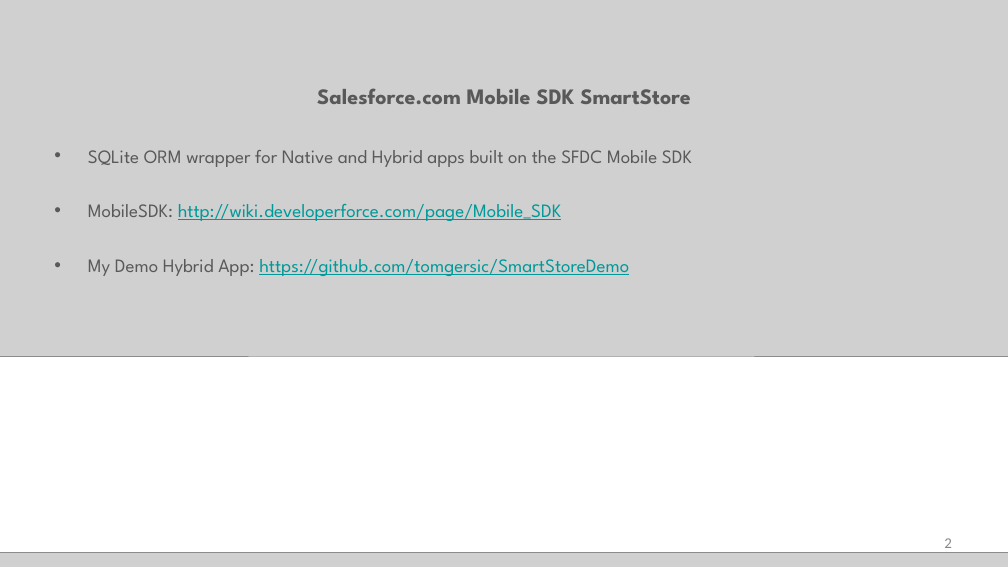
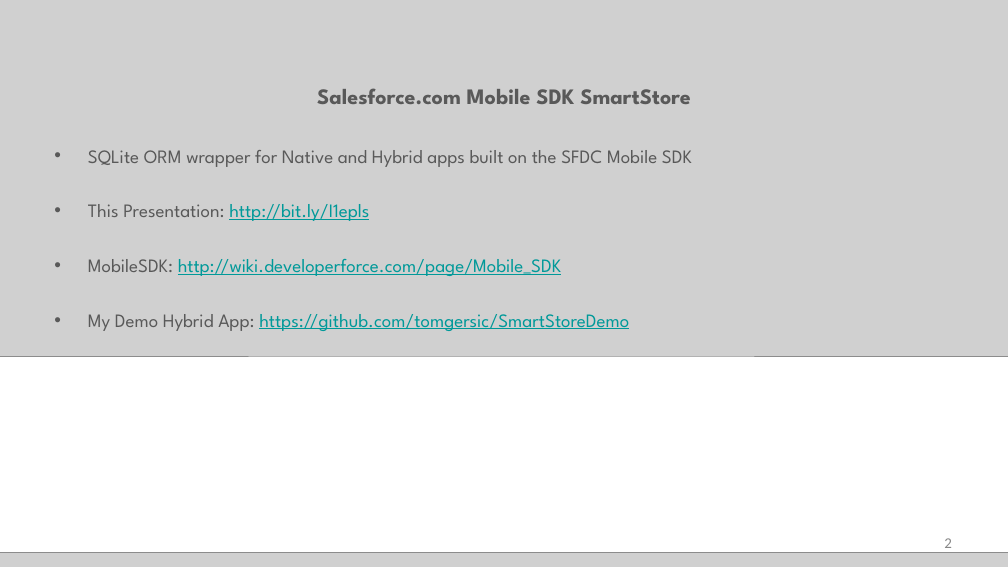
Before and after one commit to tomgersic/SmartStoreDemo, a slide deck: slide 2 of SmartStore.pptx. Drawn at 1008x567 pixels with LibreOffice and Linux fonts; fonts in the diff are those of the drawing; grey boxes stand for pictures. Boxes give left, top, right and bottom in pixels: in the first picture for what was removed or moved away, otherwise in the second. Text is boxed around its words. In the diff, an @@ line names an element or a change of style, - is before the commit and + after.

Commit message:
added link to PPTX

```diff
--- a/SmartStore.pptx
+++ b/SmartStore.pptx
@@ text at bbox=[88, 204, 369, 221]: paragraph added @@
+• This Presentation: http://bit.ly/I1epls
```
